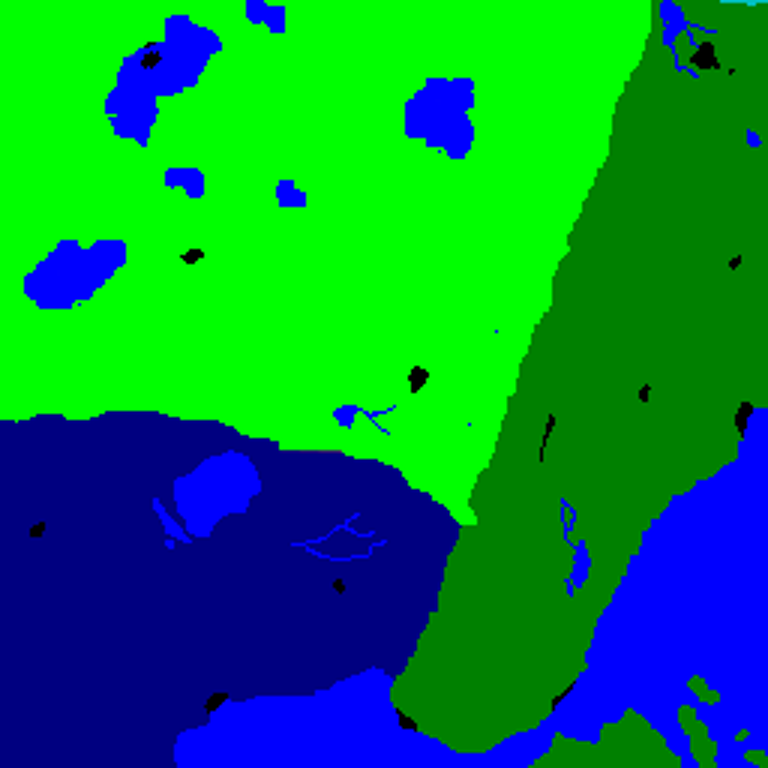
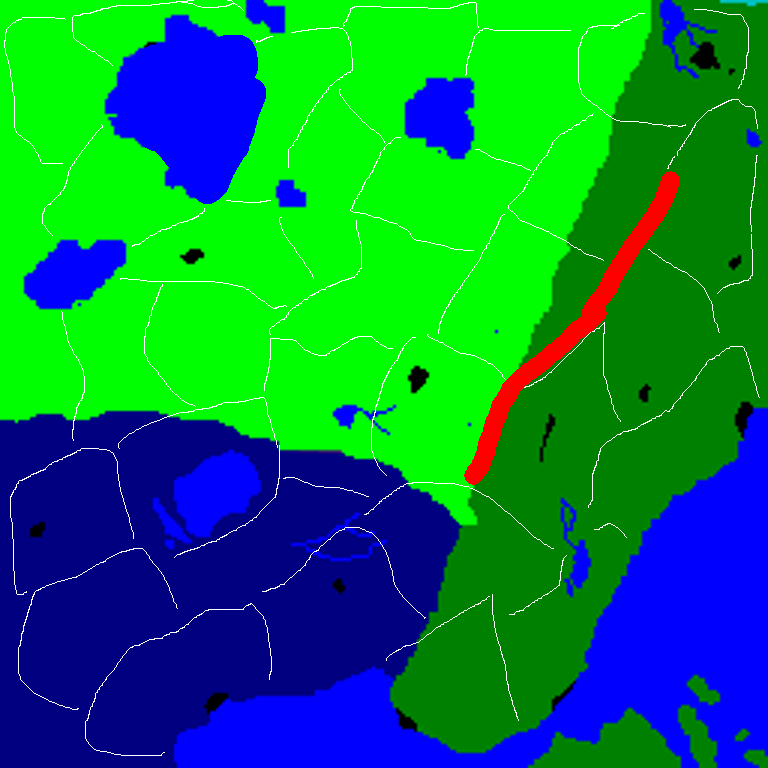
Layers edited between the first and the second (768, 768) image:
painted on "Calque Copié" over [4, 0, 760, 756]
